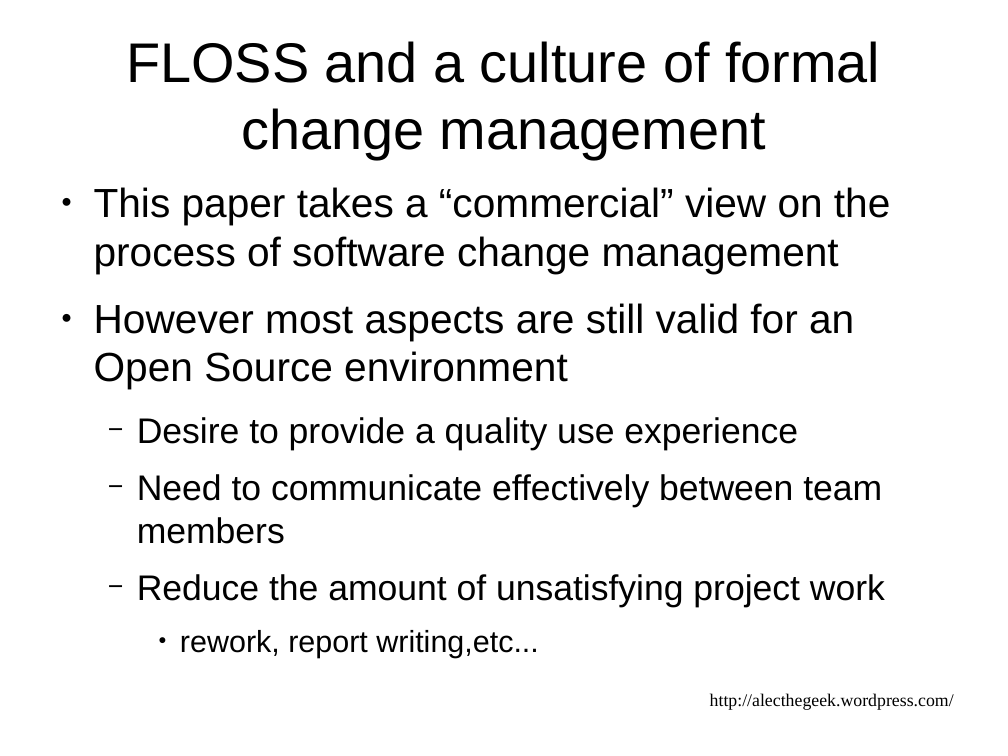
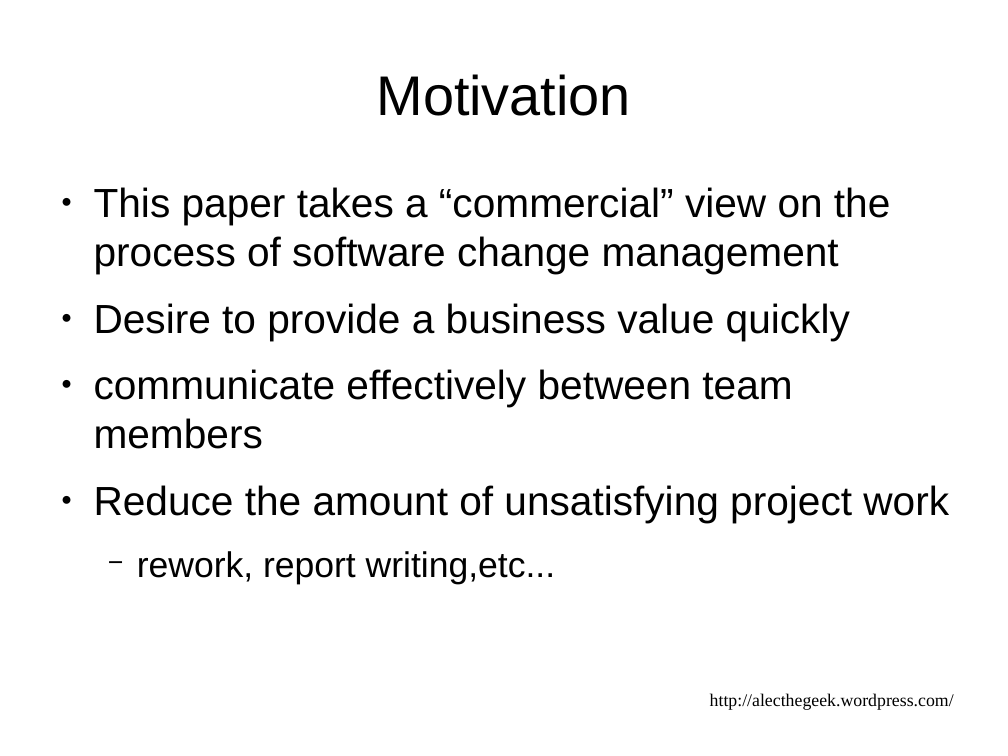
Before and after one commit to alecthegeek/gitbuilding, a slide deck: slide 5 of DevOpsDownUnderPresentation.odp (slide 4 before the commit). Drawn at 1008x756 pixels with LibreOffice and Linux fonts; fonts in the diff are those of the drawing. Boxes give left, top, right and bottom in pixels: in the first picture for what was removed or moved away, otherwise in the second. Text is boxed around its words. In the diff, an @@ line names an element or a change of style, - is before the commit and + after.

Commit message:
Updated preso -- still draft

```diff
--- a/DevOpsDownUnderPresentation.odp
+++ b/DevOpsDownUnderPresentation.odp
@@ title removed at [126, 41, 880, 159] @@
-FLOSS and a culture of formal change management
@@ title added at [376, 74, 630, 116], 44 pt, text #000000 @@
+Motivation
@@ text at [94, 303, 850, 449]: text changed; size 28 to 32 pt @@
-● However most aspects are still valid for an Open Source environment
-  − Desire to provide a quality use experience
-  − Need to communicate effectively between team members
+● Desire to provide a business value quickly
+● communicate effectively between team members
@@ text at [94, 485, 949, 584]: size 28 to 32 pt in "Reduce the amount of unsatisfying project work"; size 24 to 28 pt in "rework, report writing,etc..."; bullet − to ●; list level 2 to 1 in "Reduce the amount of unsatisfying ..."; bullet ● to −; list level 3 to 2 in "rework, report writing,etc..." @@
```
Also in this commit, not shown: 16 other slides changed, 4 slides added.
